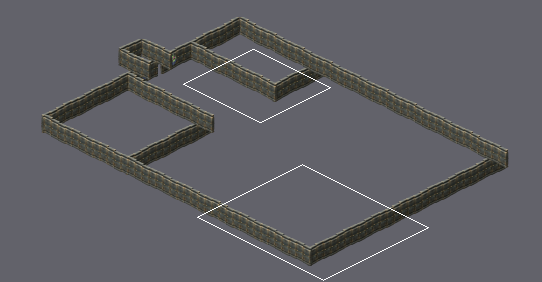
Tiled map (JSON): assets/tilemaps/steel-ranger-bunker.json. Above: a wide view before the commit, with the close-up outlined.
Close-up. As it was:
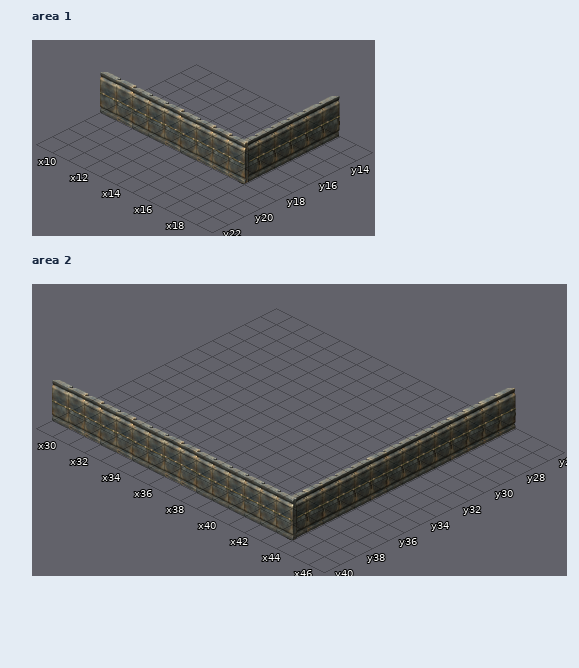
Cells are 72x36 px. Isometric: x runs down to the right, y down to the left. Shown: area 1 x 9..19, y 13..22; area 2 x 29..46, y 26..40. The commit also changed other parts of the map, which this record leaves out. Not drawn, because the pictures are missing: unchanged layers "floors/1/ground", "floors/1/zones/elevator-exit".
New version:
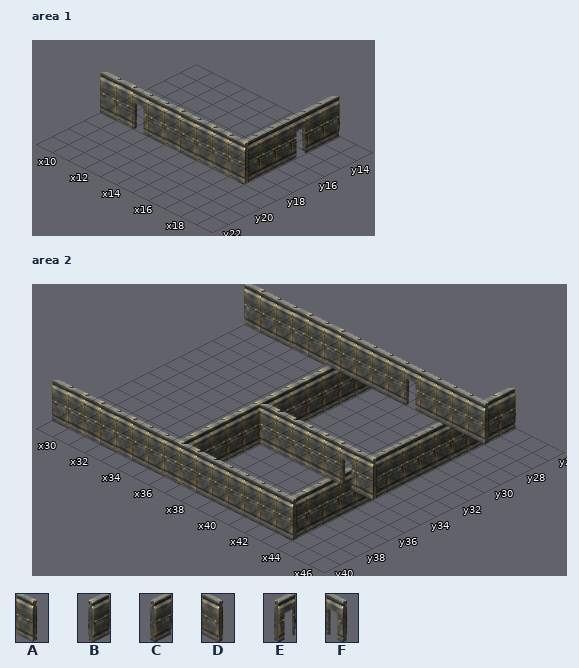
Key: from "bos-walls": A 0, B 1, C 2, D 3, E 36, F 37.
_ is an empty cell, . an unchanged one.
Change:
--- layer "floors/1/walls/south", area 1
@@ x 17..17 @@
-15 C
+15 E
--- layer "floors/1/walls/west", area 1
@@ x 11..11 @@
-18 D
+18 F
--- layer "floors/1/walls/south", area 2
@@ x 36..36 @@
-28 _
-29 _
-30 _
-31 _
-32 _
-33 _
-34 _
-35 _
-36 _
-37 _
-38 _
-39 _
+28 B
+29 B
+30 B
+31 B
+32 B
+33 B
+34 B
+35 B
+36 B
+37 B
+38 B
+39 B
--- layer "floors/1/walls/west", area 2
@@ x 29..43 @@
-27 _______________
+27 ADDADADDDDFDDDD
@@ x 37..43 @@
-34 _______
+34 AAAAAFA
